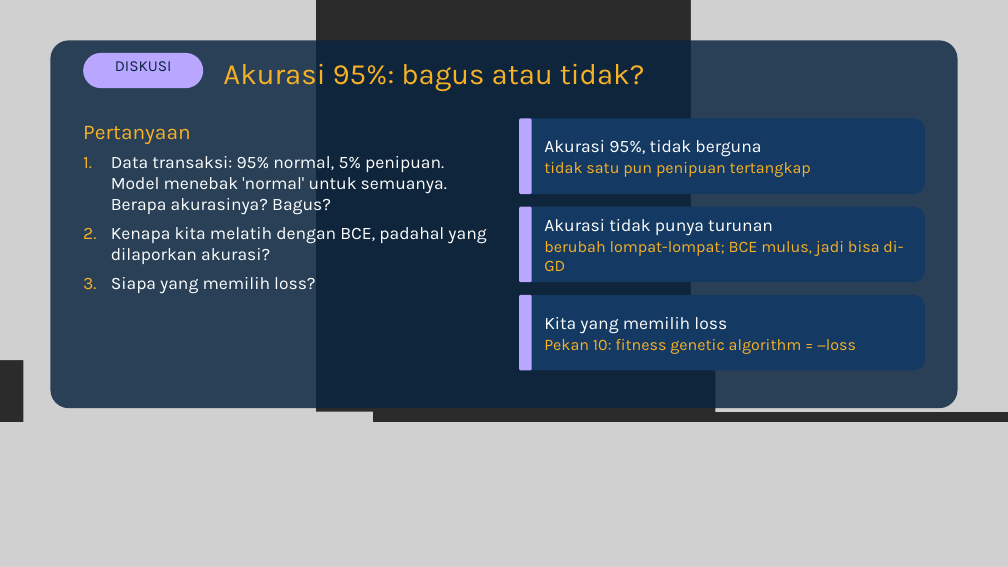
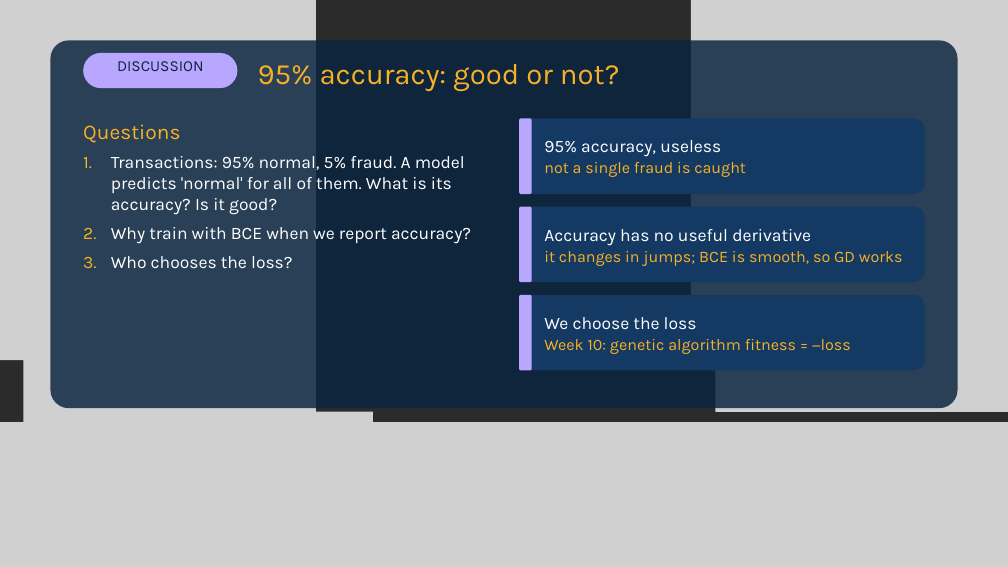
Before and after one commit to dafx7/COMPUTING-AI-ML-OPTIMIZATION, a slide deck: slide 24 of week3/slides/Pertemuan-3-Logistic-Regression.pptx. Drawn at 1008x567 pixels with LibreOffice and Linux fonts; fonts in the diff are those of the drawing; grey boxes stand for pictures; background and template pictures are left out; a plain dark background stands for a picture behind light text. Boxes give left, top, right and bottom in pixels: in the first picture for what was removed or moved away, otherwise in the second. Text is boxed around its words. In the diff, an @@ line names an element or a change of style, - is before the commit and + after.

```diff
--- a/week3/slides/Pertemuan-3-Logistic-Regression.pptx
+++ b/week3/slides/Pertemuan-3-Logistic-Regression.pptx
@@ rounded rectangle resized from (x1=83, y1=53, x2=203, y2=88) to (x1=83, y1=53, x2=237, y2=88) @@
@@ text at (x1=117, y1=61, x2=204, y2=71): text changed @@
-DISKUSI
+DISCUSSION
@@ text at (x1=258, y1=64, x2=619, y2=92): text changed @@
-Akurasi 95%: bagus atau tidak?
+95% accuracy: good or not?
@@ text at (x1=83, y1=124, x2=471, y2=268): text changed @@
-Pertanyaan
-1. Data transaksi: 95% normal, 5% penipuan. Model menebak 'normal' untuk semuanya. Berapa akurasinya? Bagus?
-2. Kenapa kita melatih dengan BCE, padahal yang dilaporkan akurasi?
-3. Siapa yang memilih loss?
+Questions
+1. Transactions: 95% normal, 5% fraud. A model predicts 'normal' for all of them. What is its accuracy? Is it good?
+2. Why train with BCE when we report accuracy?
+3. Who chooses the loss?
@@ text at (x1=544, y1=140, x2=746, y2=177): text changed @@
-Akurasi 95%, tidak berguna
-tidak satu pun penipuan tertangkap
+95% accuracy, useless
+not a single fraud is caught
@@ text at (x1=544, y1=229, x2=903, y2=266): text changed @@
-Akurasi tidak punya turunan
-berubah lompat-lompat; BCE mulus, jadi bisa di-GD
+Accuracy has no useful derivative
+it changes in jumps; BCE is smooth, so GD works
@@ text at (x1=544, y1=317, x2=851, y2=354): text changed @@
-Kita yang memilih loss
-Pekan 10: fitness genetic algorithm = −loss
+We choose the loss
+Week 10: genetic algorithm fitness = −loss
```
Also in this commit, not shown: 26 other slides changed, 1 other file.
